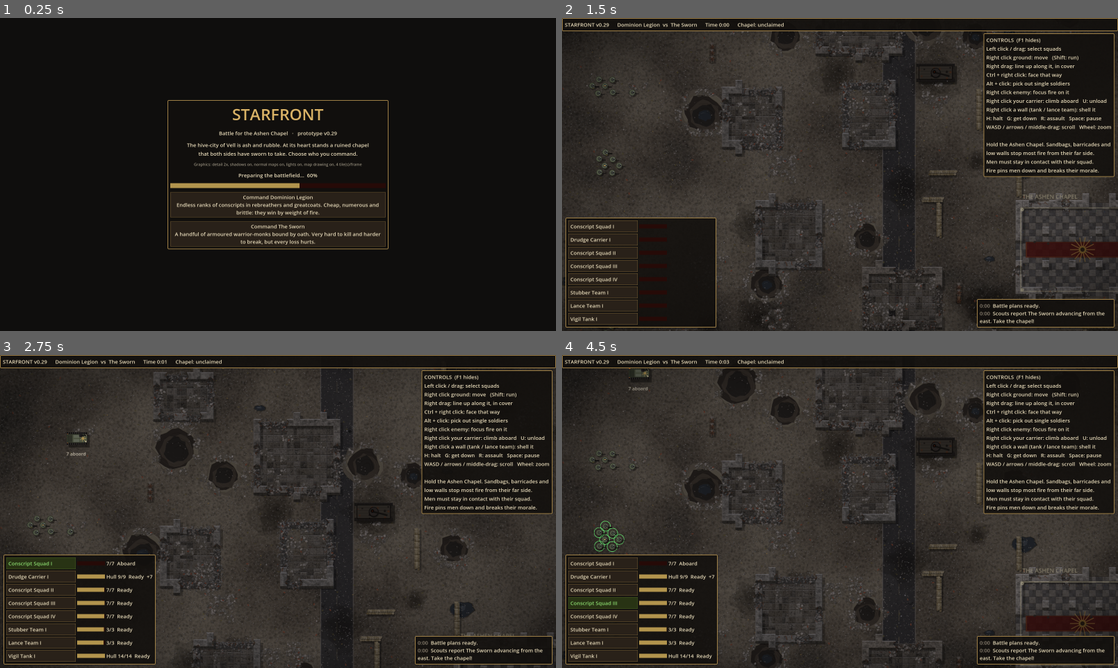
Above: before the commit, frames 1-4 (two rows, left to right).
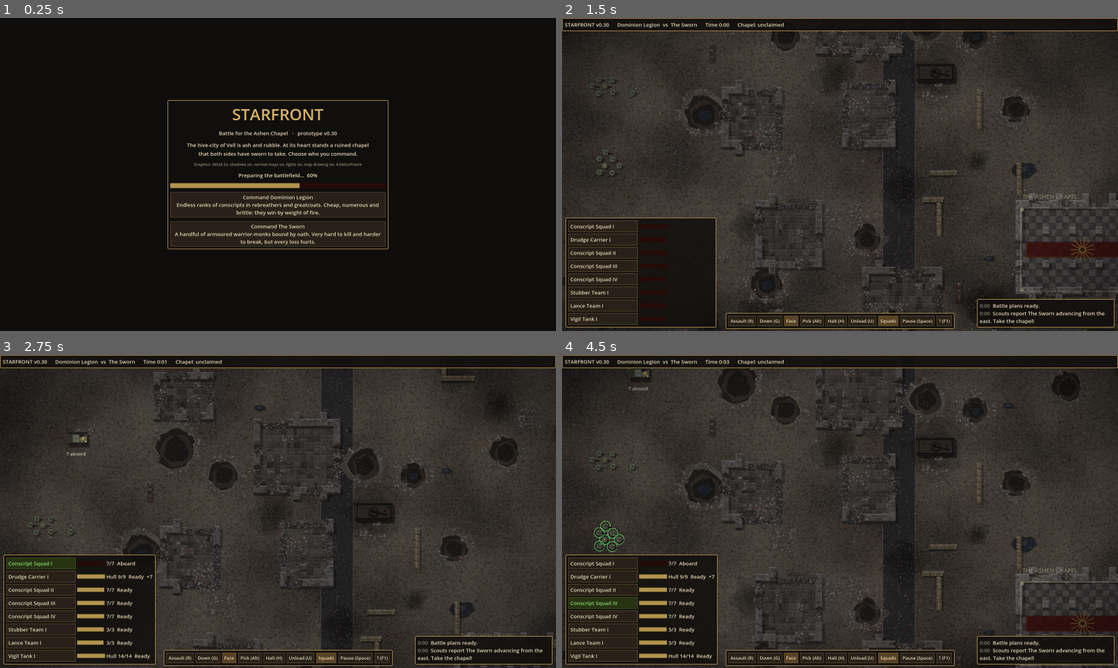
Above: after the commit, the same moments.

Repository: sirspoon/StarFront
Game: Godot game, scene res://scenes/main.tscn
Same seed, same stepped clock (60 frames per second), same inputs: the game is played once before the commit and once after it. Sound files missing from this copy of the repository are replaced by a short silence.
Inputs (mouse positions are in pixels of both pictures, inside the frame that each line leads up to):
- Up to frame 1 (0.25 s): no input
- Up to frame 2 (1.5 s): click (789, 321) at 0.5 s, where only the run after the commit has a clickable "Face"; click "Command Dominion Legion Endle…" at 1.25 s
- Up to frame 3 (2.75 s): click "Conscript Squad I" at 2 s
- Up to frame 4 (4.5 s): click "Drudge Carrier I" at 2.75 s; click "Conscript Squad II" at 3.5 s; click "Conscript Squad III" at 4.25 s

The runs differ from the first frame. In frame 1, less than 0.1% of the frame differs, in the area x 59-61%, y 36-38%; in frame 2, 8.9%; in frame 3, 9.1%; in frame 4, 9.2%, in the area x 7-100%, y 2-100%.

Commit message:
StarFront v0.30: PC controls match the phone
Right-click move, Shift waypoints, right-drag lines with pause-to-face,
right-drag from squad or last waypoint to turn, edge scrolling, zoom to
cursor, button bar with key hints on PC, help hidden by default.

Co-Authored-By: Claude Opus 5.5 <noreply@anthropic.com>
Claude-Session: https://claude.ai/code/session_01Q9zFWq6qGPKtGhTxhDqH85

Diff:
--- a/project.godot
+++ b/project.godot
@@ -7,7 +7,7 @@
 
 config/name="StarFront"
 config/description="Real-time squad tactics in a ruined gothic future."
-config/version="0.29"
+config/version="0.30"
 run/main_scene="res://scenes/main.tscn"
 config/features=PackedStringArray("4.3", "GL Compatibility")
 config/icon="res://icon.svg"
--- a/scripts/game_data.gd
+++ b/scripts/game_data.gd
@@ -2,7 +2,7 @@
 extends RefCounted
 ## Factions, soldier types and weapons. Balance tuning lives here.
 
-const VERSION := "0.29"
+const VERSION := "0.30"
 
 ## range in pixels (16 px = 1 map cell); cooldown = seconds between bursts;
 ## acc = base hit chance; ap = how much infantry armour it ignores; supp = suppression per shot;
--- a/scripts/hud.gd
+++ b/scripts/hud.gd
@@ -82,20 +82,22 @@
 	root.add_child(help_panel)
 	var help := Label.new()
 	help.text = "CONTROLS  (F1 hides)\n" \
-			+ "Left click / drag: select squads\n" \
-			+ "Right click ground: move   (Shift: run)\n" \
+			+ "Left click / drag a box: select squads (Shift adds)\n" \
+			+ "Right click: move there   (Shift: add a waypoint)\n" \
 			+ "Right drag: line up along it, in cover\n" \
-			+ "Ctrl + right click: face that way\n" \
-			+ "Alt + click: pick out single soldiers\n" \
-			+ "Right click enemy: focus fire on it\n" \
-			+ "Right click your carrier: climb aboard   U: unload\n" \
+			+ "   pause at the end, keep dragging: set facing\n" \
+			+ "Right drag from your selected squad, or from the\n" \
+			+ "   last waypoint: face that way\n" \
+			+ "Right click an enemy: focus fire   your carrier: board\n" \
 			+ "Right click a wall (tank / lance team): shell it\n" \
-			+ "H: halt   G: get down   R: assault   Space: pause\n" \
-			+ "WASD / arrows / middle-drag: scroll   Wheel: zoom\n\n" \
+			+ "R assault   G get down   H halt   U unload\n" \
+			+ "Alt + click: pick single soldiers   1-9: squads\n" \
+			+ "Space: pause (orders still work)\n" \
+			+ "WASD / arrows / screen edge / middle-drag: scroll\n" \
+			+ "Wheel: zoom\n\n" \
 			+ "Hold the Ashen Chapel. Sandbags, barricades and\n" \
 			+ "low walls stop most fire from their far side.\n" \
-			+ "Men must stay in contact with their squad.\n" \
-			+ "Fire pins men down and breaks their morale."
+			+ "Men must stay in contact with their squad."
 	help_panel.add_child(help)
 	if main.touch_mode:
 		help.text = "TOUCH CONTROLS  (? hides)\n" \
@@ -116,8 +118,8 @@
 				+ "Hold the Ashen Chapel. Sandbags, barricades and\n" \
 				+ "low walls stop most fire from their far side.\n" \
 				+ "Men must stay in contact with their squad."
-		help_panel.visible = false
-		_build_touch_bar()
+	help_panel.visible = false  # the "?" button (or F1) shows it
+	_build_touch_bar()
 	loading_label = Label.new()
 	loading_label.visible = false  # replaced by the loading bar in the menu
 	loading_label.text = "Preparing the battlefield..."
@@ -145,11 +147,12 @@
 	for spec in [["Assault", true], ["Down", true], ["Face", true], ["Pick", true], ["Halt", false], ["Unload", false],
 			["Squads", true], ["Pause", true], ["?", false]]:
 		var b := Button.new()
-		b.text = spec[0]
+		var hints := {"Assault": "R", "Down": "G", "Pick": "Alt", "Halt": "H", "Unload": "U", "Pause": "Space", "?": "F1"}
+		b.text = spec[0] if main.touch_mode or not hints.has(spec[0]) else "%s (%s)" % [spec[0], hints[spec[0]]]
 		b.toggle_mode = spec[1]
 		b.focus_mode = Control.FOCUS_NONE
-		b.custom_minimum_size = Vector2(64, 44)
-		b.add_theme_font_size_override("font_size", 16)
+		b.custom_minimum_size = Vector2(64, 44) if main.touch_mode else Vector2(0, 30)
+		b.add_theme_font_size_override("font_size", 16 if main.touch_mode else 13)
 		touch_bar.add_child(b)
 		touch_buttons[spec[0]] = b
 		var key: String = spec[0]
--- a/scripts/main.gd
+++ b/scripts/main.gd
@@ -639,9 +639,9 @@
 		else:
 			t_mode = "held"
 	# drawing a line, then pausing: fix the line and go on to set the facing
-	if touch_mode and t_mode == "line" and touches.size() == 1 and Time.get_ticks_msec() - line_still_ms >= HOLD_MS \
+	if t_mode == "line" and ((touch_mode and touches.size() == 1) or right_held) and Time.get_ticks_msec() - line_still_ms >= HOLD_MS \
 			and Engine.get_process_frames() - line_still_frame > 10:
-		var tp: Vector2 = touches.values()[0]
+		var tp: Vector2 = touches.values()[0] if touches.size() == 1 else get_viewport().get_mouse_position()
 		line_b = _screen_to_world(tp)
 		if line_b.distance_to(rdrag_start) > 20.0 / camera.zoom.x:
 			t_mode = "line_face"
@@ -1202,16 +1202,20 @@
 		match mb.button_index:
 			MOUSE_BUTTON_WHEEL_UP:
 				if mb.pressed:
-					_zoom(1.12)
+					_zoom(1.12, mb.position)
 			MOUSE_BUTTON_WHEEL_DOWN:
 				if mb.pressed:
-					_zoom(1.0 / 1.12)
+					_zoom(1.0 / 1.12, mb.position)
 			MOUSE_BUTTON_MIDDLE:
 				panning = mb.pressed
 			MOUSE_BUTTON_LEFT:
 				if not started or over:
 					return
-				if mb.pressed and mb.alt_pressed:
+				if mb.pressed and face_mode:
+					_order_face(wp)
+					face_mode = false
+					hud.sync_touch("Face", false)
+				elif mb.pressed and (mb.alt_pressed or pick_mode):
 					_pick_soldier(wp)
 				elif mb.pressed:
 					dragging = true
@@ -1223,23 +1227,21 @@
 				if not started or over:
 					return
 				if mb.pressed:
-					rdragging = true
-					rdrag_start = wp
-				elif rdragging:
-					rdragging = false
-					if mb.ctrl_pressed:
-						_order_face(wp)
-					elif rdrag_start.distance_to(wp) > 24.0:
-						_order_line(rdrag_start, wp, mb.shift_pressed)
-					else:
-						_order(rdrag_start, mb.shift_pressed)
-	elif e is InputEventMouseMotion and panning:
-		camera.position -= (e as InputEventMouseMotion).relative / camera.zoom
-		_clamp_camera()
+					_right_press(mb, wp)
+				else:
+					_right_release(mb, wp)
+	elif e is InputEventMouseMotion:
+		var mm := e as InputEventMouseMotion
+		if panning:
+			camera.position -= mm.relative / camera.zoom
+			_clamp_camera()
+		elif right_held:
+			_right_motion(mm)
 	elif e is InputEventKey and e.is_pressed() and not e.is_echo():
 		var k := (e as InputEventKey).keycode
 		if k == KEY_SPACE and started and not over:
 			paused = not paused
+			hud.sync_touch("Pause", paused)
 		elif k == KEY_F1:
 			hud.toggle_help()
 		elif k == KEY_U:
@@ -1249,14 +1251,12 @@
 					v.unload()
 		elif k == KEY_G:
 			var any_up := _player_squads().any(func(q): return q.selected and not q.prone)
-			for sq in _player_squads():
-				if sq.selected:
-					sq.set_prone(any_up)
+			touch_button("Down", any_up)
+			hud.sync_touch("Down", any_up)
 		elif k == KEY_R:
 			var any_slow := _player_squads().any(func(q): return q.selected and not q.running)
-			for sq in _player_squads():
-				if sq.selected:
-					sq.set_assault(any_slow)
+			touch_button("Assault", any_slow)
+			hud.sync_touch("Assault", any_slow)
 		elif k == KEY_H:
 			for sq in _player_squads():
 				if sq.selected:
@@ -1437,10 +1437,105 @@
 	effects.marker(wp, Color(1.0, 0.8, 0.3) if run else Color(0.5, 1.0, 0.5))
 
 
-func _zoom(f: float) -> void:
+## Zoom in or out, keeping the map point under the cursor where it is.
+func _zoom(f: float, at_screen = null) -> void:
+	var before := _screen_to_world(at_screen) if at_screen != null else camera.position
 	var z := clampf(camera.zoom.x * f, 0.5, 2.5)
 	camera.zoom = Vector2(z, z)
+	if at_screen != null:
+		camera.position += before - _screen_to_world(at_screen)
 	_clamp_camera()
+
+
+# ---------------------------------------------------------------- mouse orders
+# Right button, mirroring the phone: click to move (Shift: add a waypoint),
+# drag to spread out along a line (pause, then keep dragging, to set facing),
+# drag from the selected squad or its last waypoint to turn them.
+
+var right_held := false
+var right_start_screen := Vector2.ZERO
+
+
+func _right_press(mb: InputEventMouseButton, wp: Vector2) -> void:
+	right_held = true
+	right_start_screen = mb.position
+	t_start = mb.position
+	pointer_world = wp
+	if mb.ctrl_pressed:
+		t_mode = "ctrl"
+		return
+	var own := _soldier_at(wp, player_team)
+	face_squads = _face_targets(wp, own)
+	if not face_squads.is_empty():
+		t_mode = "face"
+		face_anchor = wp
+	else:
+		t_mode = "press"
+
+
+func _right_motion(mm: InputEventMouseMotion) -> void:
+	pointer_world = _screen_to_world(mm.position)
+	if t_mode == "press" and mm.position.distance_to(right_start_screen) > 12.0 and _has_selection():
+		t_mode = "line"
+		rdragging = true
+		rdrag_start = _screen_to_world(right_start_screen)
+		line_still_at = mm.position
+		line_still_ms = Time.get_ticks_msec()
+		line_still_frame = Engine.get_process_frames()
+	elif t_mode == "line" and mm.position.distance_to(line_still_at) > 6.0:
+		line_still_at = mm.position  # still moving: restart the pause timer
+		line_still_ms = Time.get_ticks_msec()
+		line_still_frame = Engine.get_process_frames()
+
+
+func _right_release(mb: InputEventMouseButton, wp: Vector2) -> void:
+	if not right_held:
+		return
+	right_held = false
+	var mode := t_mode
+	t_mode = ""
+	rdragging = false
+	var add := mb.shift_pressed  # Shift: add to the route instead of replacing it
+	match mode:
+		"ctrl":
+			_order_face(wp)
+		"face":
+			var dir := wp - face_anchor
+			if dir.length() > 14.0 / camera.zoom.x:
+				for sq in face_squads:
+					sq.set_final_facing(dir)
+				effects.marker(wp, Color(0.6, 0.8, 1.0))
+			face_squads = []
+		"line":
+			if add:
+				plan_fresh = false
+			_plan("line", rdrag_start, wp, not add)
+		"line_face":
+			if add:
+				plan_fresh = false
+			var mid := (rdrag_start + line_b) * 0.5
+			var fdir := wp - mid
+			_plan("line", rdrag_start, line_b, not add, fdir.normalized() if fdir.length() > 14.0 / camera.zoom.x else Vector2.ZERO)
+		"press":
+			_right_click(wp, add)
+
+
+func _right_click(wp: Vector2, add: bool) -> void:
+	if not _has_selection():
+		return
+	# a click on an enemy, your carrier or (for tanks and lance teams) a wall is that order
+	var sel: Array = _player_squads().filter(func(q): return q.selected)
+	var own := _soldier_at(wp, player_team)
+	var boards: bool = own != null and own.is_vehicle and own.free_space() > 0 and not own.squad.selected \
+			and sel.any(func(q): return q.vehicle() == null)
+	var on_enemy := _soldier_at(wp, 1 - player_team) != null
+	var on_wall := map.get_t(map.cell_of(wp)) == BattleMap.T.WALL and sel.any(func(q): return q.can_breach())
+	if boards or on_enemy or on_wall:
+		_order(wp, run_toggle)
+		return
+	if add:
+		plan_fresh = false
+	_plan("move", wp, wp, not add)
 
 
 func _camera_keys(dt: float) -> void:
@@ -1453,6 +1548,20 @@
 		v.y -= 1
 	if Input.is_key_pressed(KEY_S) or Input.is_key_pressed(KEY_DOWN):
 		v.y += 1
+	# screen-edge scrolling with the mouse
+	if not touch_mode and started and DisplayServer.window_is_focused():
+		var mp := get_viewport().get_mouse_position()
+		var vs := get_viewport_rect().size
+		if Rect2(Vector2.ZERO, vs).has_point(mp):
+			var edge := 10.0
+			if mp.x < edge:
+				v.x -= 1
+			elif mp.x > vs.x - edge:
+				v.x += 1
+			if mp.y < edge:
+				v.y -= 1
+			elif mp.y > vs.y - edge:
+				v.y += 1
 	if v != Vector2.ZERO:
 		camera.position += v.normalized() * 700.0 * dt / camera.zoom.x
 		_clamp_camera()
Not shown, changed: CHANGELOG.md
